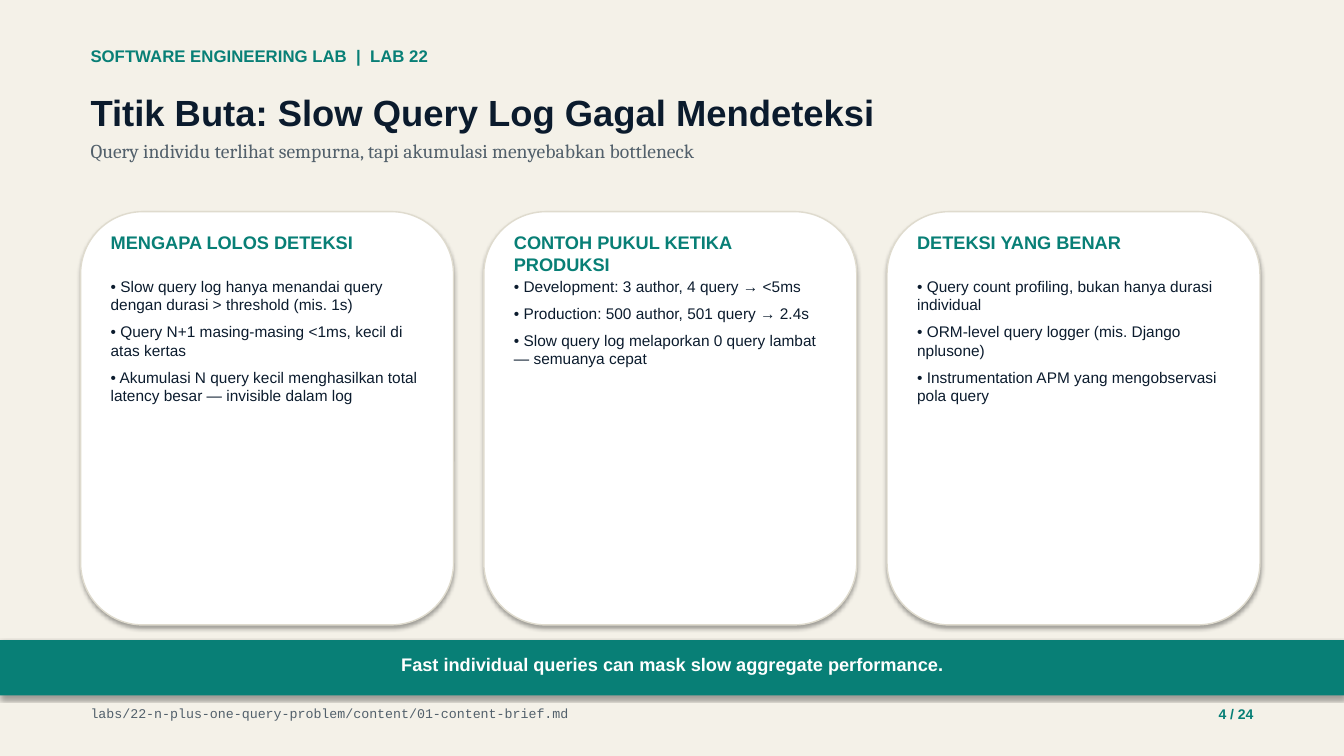
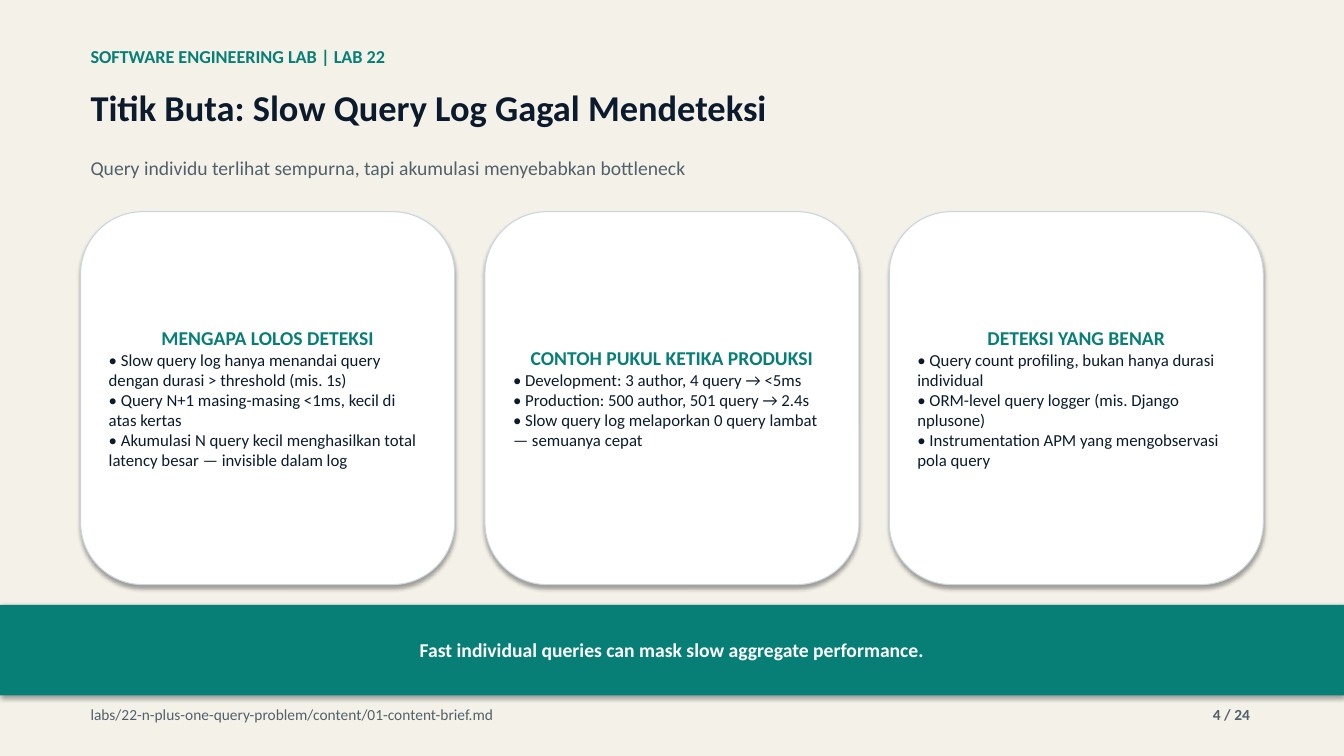
Before and after one commit to lukman-ss/software-engineering-lab, a slide deck: slide 4 of labs/22-n-plus-one-query-problem/result/linkedin/lab-22-n-plus-one-query-problem-carousel.pptx. Drawn at 1344x756 pixels with LibreOffice and Linux fonts; fonts in the diff are those of the drawing. Boxes give left, top, right and bottom in pixels: in the first picture for what was removed or moved away, otherwise in the second. Text is boxed around its words. In the diff, an @@ line names an element or a change of style, - is before the commit and + after.

Commit message:
feat(22-n-plus-one-query-problem): save and integrate content_def.py publication builder

```diff
--- a/labs/22-n-plus-one-query-problem/result/linkedin/lab-22-n-plus-one-query-problem-carousel.pptx
+++ b/labs/22-n-plus-one-query-problem/result/linkedin/lab-22-n-plus-one-query-problem-carousel.pptx
@@ text "SOFTWARE ENGINEERING LAB | LAB ..." at bbox=[91, 51, 385, 63]: size 12 to 13 pt, font Arial to Calibri @@
@@ text "Titik Buta: Slow Query Log ..." at bbox=[91, 95, 766, 127]: font Arial to Calibri @@
@@ text at bbox=[91, 144, 694, 162]: paragraph removed @@
-Query individu terlihat sempurna, tapi akumulasi menyebabkan bottleneck
@@ text added at bbox=[91, 161, 686, 178], 14 pt, text #52606B @@
+Query individu terlihat sempurna, tapi akumulasi menyebabkan bottleneck
@@ rounded rectangle "MENGAPA LOLOS DETEKSI": place and size @@
-rounded rectangle "MENGAPA LOLOS DETEKSI" at bbox=[111, 281, 417, 404]
+rounded rectangle "MENGAPA LOLOS DETEKSI" at bbox=[81, 212, 455, 585]
@@ rounded rectangle removed at bbox=[81, 212, 454, 625] @@
@@ text removed at bbox=[111, 236, 353, 249] @@
-MENGAPA LOLOS DETEKSI
@@ rounded rectangle removed at bbox=[484, 212, 857, 625] @@
@@ vertical alignment top to middle; fill none to #FFFFFF; outline none to #CBD5E1 0.75 pt; shadow on in 3 elements at bbox=[81, 212, 455, 585], bbox=[889, 212, 1263, 585], bbox=[485, 212, 859, 585] @@
@@ rounded rectangle "CONTOH PUKUL KETIKA PRODUKSI": place and size @@
-rounded rectangle "CONTOH PUKUL KETIKA PRODUKSI" at bbox=[524, 281, 816, 367]
+rounded rectangle "CONTOH PUKUL KETIKA PRODUKSI" at bbox=[485, 212, 859, 585]
@@ text removed at bbox=[514, 236, 733, 271] @@
-CONTOH PUKUL KETIKA PRODUKSI
@@ rounded rectangle removed at bbox=[887, 212, 1260, 625] @@
@@ rounded rectangle "DETEKSI YANG BENAR": place and size @@
-rounded rectangle "DETEKSI YANG BENAR" at bbox=[917, 281, 1217, 405]
+rounded rectangle "DETEKSI YANG BENAR" at bbox=[889, 212, 1263, 585]
@@ text removed at bbox=[917, 236, 1121, 249] @@
-DETEKSI YANG BENAR
@@ text in rounded rectangle at bbox=[109, 354, 416, 469]: size 11 to 12 pt, font Arial to Calibri; less space between paragraphs @@
@@ text in rounded rectangle at bbox=[161, 332, 373, 345]: paragraph added @@
+MENGAPA LOLOS DETEKSI
@@ text in rounded rectangle at bbox=[531, 352, 813, 365]: paragraph added @@
+CONTOH PUKUL KETIKA PRODUKSI
@@ text in rounded rectangle at bbox=[917, 354, 1219, 469]: size 11 to 12 pt, font Arial to Calibri in "• Query count profiling, bukan hanya durasi ...", "• ORM-level query logger (mis. Django nplusone)", "• Instrumentation APM yang mengobservasi pola query"; less space between paragraphs @@
@@ text in rounded rectangle at bbox=[987, 332, 1164, 345]: paragraph added @@
+DETEKSI YANG BENAR
@@ text in rounded rectangle at bbox=[525, 374, 818, 449]: size 11 to 12 pt, font Arial to Calibri in "• Development: 3 author, 4 query → ...", "• Production: 500 author, 501 query → ...", "• Slow query log melaporkan 0 query ..."; less space between paragraphs @@
@@ rectangle "Fast individual queries can mask ...": place and size @@
-rectangle "Fast individual queries can mask ..." at bbox=[401, 657, 943, 675]
+rectangle "Fast individual queries can mask ..." at bbox=[0, 605, 1344, 696]
@@ rectangle "Fast individual queries can mask ..." at bbox=[0, 605, 1344, 696]: size 13 to 14 pt, font Arial to Calibri; vertical alignment top to middle; fill none to #087F76; shadow on @@
@@ rectangle removed at bbox=[0, 640, 1344, 696] @@
@@ text "labs/22-n-plus-one-query-problem/content/01-content-brief.md" at bbox=[91, 709, 493, 723]: size 9.5 to 11 pt, font Courier New to Calibri @@
@@ text "4 / 24" at bbox=[1213, 710, 1250, 720]: size 10 to 11 pt, font Arial to Calibri, text colour #087F76 to #52606B @@
```
Also in this commit, not shown: 23 other slides changed, 4 other files.
